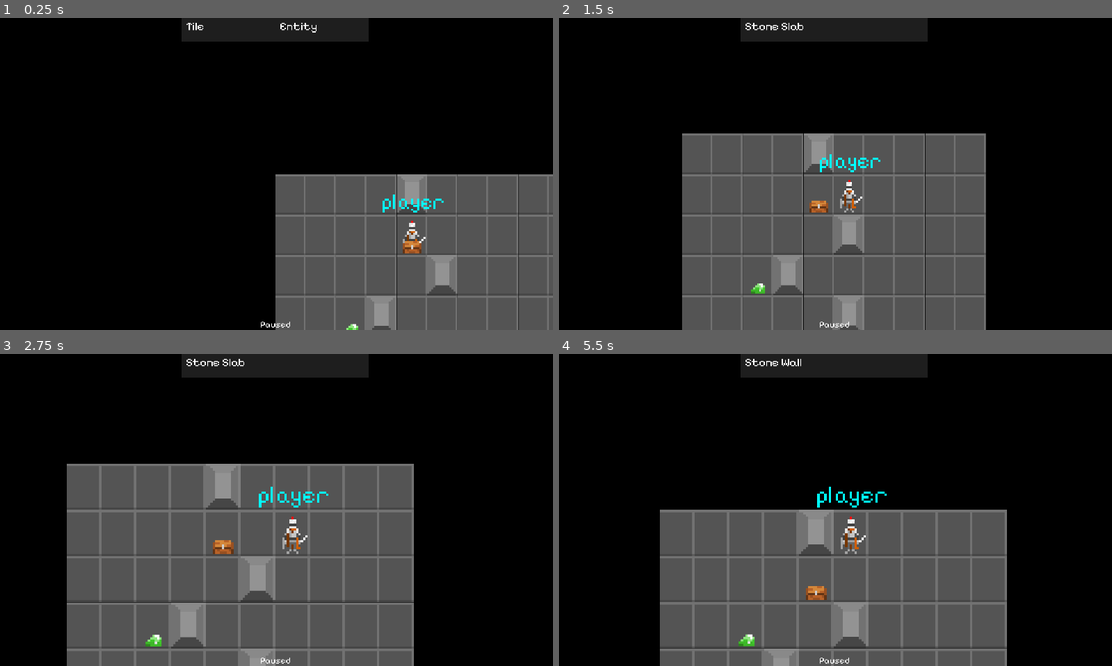
Above: before the commit, frames 1-4 (two rows, left to right).
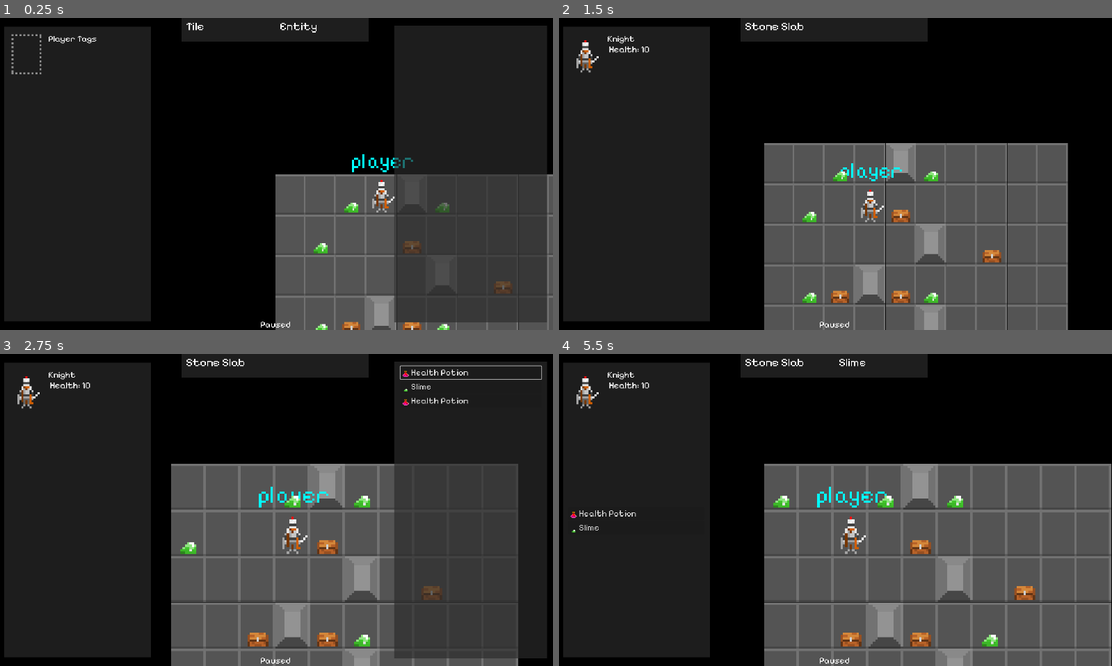
Above: after the commit, the same moments.

Repository: joshandersn/firecrest
Game: Godot game, scene res://main.tscn
The game is run twice, just before and just after one commit, with the same random seed, the same clock (stepped at 60 frames per second) and the same inputs.
Inputs (mouse positions are in pixels of both pictures, inside the frame that each line leads up to):
- Up to frame 1 (0.25 s): no input
- Up to frame 2 (1.5 s): tap Enter (ui_accept) at 0.5, 0.77 s; move the mouse to (852, 192) at 0.52 s; hold D (move_right) 0.53-1.28 s; tap = (zoom_in) at 0.6 s; move the mouse to (713, 152) at 1.27 s; hold S (move_down) from 1.28 s (still down); tap - (zoom_out) at 1.35 s
- Up to frame 3 (2.75 s): tap Enter (ui_accept) at 1.52 s; move the mouse to (199, 491) at 2.02 s; release S (move_down) at 2.03 s; hold D (move_right) from 2.03 s (still down); tap = (zoom_in) at 2.1 s
- Up to frame 4 (5.5 s): release D (move_right) at 2.75 s; click (1029, 372) at 2.75 s, where only the run after the commit has a clickable "Health Potion"; click (1029, 372) at 3.5 s, where only the run after the commit has a clickable "Slime"; move the mouse to (747, 488) at 4.27 s; hold W (move_up) 4.28-5.03 s; tap - (zoom_out) at 4.35 s; tap Enter (ui_accept) at 4.52, 5.27 s; move the mouse to (791, 528) at 5.02 s; hold A (move_left) from 5.03 s (still down); tap = (zoom_in) at 5.1 s

The runs differ from the first frame. In frame 1, 51% of the frame differs, in the area x 0-99%, y 2-100%; in frame 2, 50%; in frame 3, 60%; in frame 4, 53%.

Commit message:
spawned duplicated resources

Diff:
--- a/main.gd
+++ b/main.gd
@@ -9,6 +9,8 @@
 @onready var chest = load("res://Entities/Chest.tres")
 @onready var slime = load("res://Entities/Slime.tres")
 @onready var knight = load("res://Entities/knight.tres")
+@onready var assassin = load("res://Entities/Assassin.tres")
+@onready var werewolf = load("res://Entities/Werewolf.tres")
 @onready var health_potion = load("res://Entities/HealthPotion.tres")
 
 var rng = RandomNumberGenerator.new()
@@ -51,16 +53,21 @@
 	for object in $Scene.get_children():
 		if object.is_in_group("tile") and "tile" in object and !object.tile.is_wall:
 			var r = rng.randf_range(0,1)
-			if r > 0.9:
+			if r > 0.8:
 				var n = rng.randf_range(0, 1)
 				var new_entity = entity.instantiate()
-				if n > 0.9:
-					new_entity.entity = chest
-				else:
-					new_entity.entity = slime
+				var new_entity_resource: ResEntity
+				print(new_entity_resource)
+				if n > 0.7:
+					new_entity_resource = slime
+				elif n > 0.2:
+					new_entity_resource = chest
 					var g = rng.randf_range(0, 1)
 					if g > 0.5:
-						new_entity.entity.storage.append(health_potion)
+						new_entity_resource.storage.append(health_potion)
+				else:
+					new_entity_resource = slime
+				new_entity.entity = new_entity_resource.duplicate()
 				new_entity.position = object.position
 				new_entity.refresh()
 				$Scene.add_child(new_entity)
--- a/main.tscn
+++ b/main.tscn
@@ -1,9 +1,10 @@
-[gd_scene load_steps=5 format=3 uid="uid://cymrvhfw8glyc"]
+[gd_scene load_steps=6 format=3 uid="uid://cymrvhfw8glyc"]
 
 [ext_resource type="Script" path="res://main.gd" id="1_y3dp2"]
 [ext_resource type="Script" path="res://game.gd" id="3_7pmk2"]
 [ext_resource type="Script" path="res://camera.gd" id="4_sfet5"]
 [ext_resource type="Script" path="res://ui.gd" id="4_tugc6"]
+[ext_resource type="Texture2D" uid="uid://n4jwo4bth0qt" path="res://Assets/base.png" id="5_0pqpv"]
 
 [node name="Main" type="Node2D"]
 script = ExtResource("1_y3dp2")
@@ -43,7 +44,6 @@
 color = Color(0.168627, 0.168627, 0.168627, 0.705882)
 
 [node name="StorageBG" type="ColorRect" parent="UI/HUD"]
-visible = false
 layout_mode = 1
 anchors_preset = 11
 anchor_left = 1.0
@@ -58,7 +58,6 @@
 color = Color(0.168627, 0.168627, 0.168627, 0.67451)
 
 [node name="PlayerInvBG" type="ColorRect" parent="UI/HUD"]
-visible = false
 layout_mode = 1
 anchors_preset = 9
 anchor_bottom = 1.0
@@ -75,10 +74,27 @@
 anchors_preset = 9
 anchor_bottom = 1.0
 offset_left = 18.0
+offset_top = 500.0
+offset_right = 487.0
+offset_bottom = -35.0
+grow_vertical = 2
+
+[node name="PlayerPortrait" type="TextureRect" parent="UI/HUD/PlayerInvBG"]
+layout_mode = 0
+offset_left = 25.0
+offset_top = 26.0
+offset_right = 129.0
+offset_bottom = 165.0
+texture = ExtResource("5_0pqpv")
+
+[node name="PlayerTags" type="RichTextLabel" parent="UI/HUD/PlayerInvBG"]
+layout_mode = 0
+offset_left = 152.0
 offset_top = 24.0
-offset_right = 487.0
-offset_bottom = -84.0
-grow_vertical = 2
+offset_right = 480.0
+offset_bottom = 163.0
+theme_override_font_sizes/normal_font_size = 30
+text = "Player Tags"
 
 [node name="OpenedStorageList" type="VBoxContainer" parent="UI/HUD"]
 layout_mode = 1
--- a/ui.gd
+++ b/ui.gd
@@ -11,6 +11,7 @@
 	update_ui()
 
 func storage_item_clicked(item) -> void:
+	Game.players[0].entity.storage.erase(item)
 	Game.players[0].entity.storage.append(item)
 	Game.opened_storage_containers[0].entity.storage.erase(item)
 	Game.opened_storage_contents.erase(item)
@@ -21,7 +22,10 @@
 	$HUD/TileInspect.text = str(Game.ui_inspect_tile_description)
 	update_storage_list($HUD/OpenedStorageList, Game.opened_storage_contents)
 	if Game.players:
-		update_storage_list($HUD/PlayerInvBG/PlayerStorageList, Game.players[0].entity.storage)
+		var player = Game.players[0].entity
+		$HUD/PlayerInvBG/PlayerPortrait.texture = player.artwork
+		$HUD/PlayerInvBG/PlayerTags.text = str(player.tag, '\n Health: ', player.health)
+		update_storage_list($HUD/PlayerInvBG/PlayerStorageList, player.storage)
 	$HUD/StorageBG.visible = !(Game.opened_storage_contents == [])
 
 func update_storage_list(list, contents) -> void:
